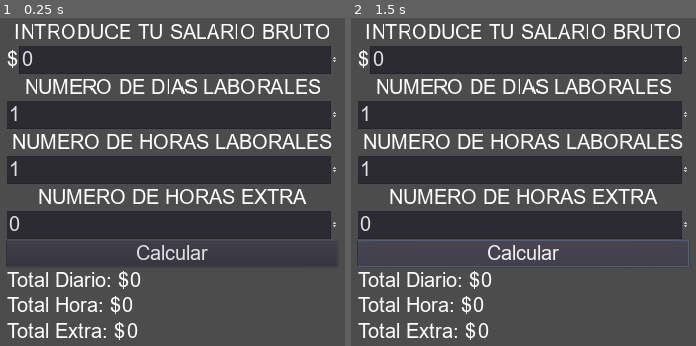
Above: before the commit, frames 1-2 (left to right).
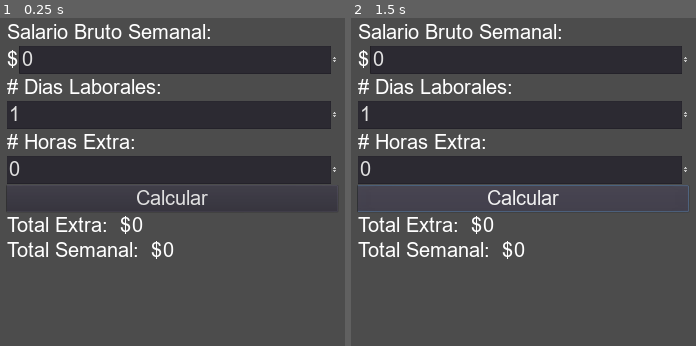
Above: after the commit, the same moments.

Repository: NintenDuck/Calculadora-Salario
Game: Godot game, scene res://Scenes/main.tscn
Same seed, same stepped clock (60 frames per second), same inputs: the game is played once before the commit and once after it.
Inputs:
- Up to frame 1 (0.25 s): no input
- Up to frame 2 (1.5 s): click "Calcular" at 0.5 s; click "Calcular" at 1.25 s

The runs differ from the first frame. In frame 1, 19% of the frame differs, in the area x 1-98%, y 1-99%; in frame 2, 20%.

Commit message:
Add: Can properly calculate by hour

Diff:
--- a/Scenes/main.tscn
+++ b/Scenes/main.tscn
@@ -19,22 +19,21 @@
 margin_bottom = -200.0
 
 [node name="VBoxContainer" type="VBoxContainer" parent="MarginUI"]
-margin_right = 806.0
+margin_right = 795.0
 margin_bottom = 1520.0
 
 [node name="VboxSalarioSemana" type="VBoxContainer" parent="MarginUI/VBoxContainer"]
-margin_right = 806.0
+margin_right = 795.0
 margin_bottom = 128.0
 
 [node name="LabelSalary" type="Label" parent="MarginUI/VBoxContainer/VboxSalarioSemana"]
-margin_right = 806.0
+margin_right = 795.0
 margin_bottom = 57.0
-text = "INTRODUCE TU SALARIO BRUTO"
-align = 1
+text = "Salario Bruto Semanal:"
 
 [node name="InputMargin" type="HBoxContainer" parent="MarginUI/VBoxContainer/VboxSalarioSemana"]
 margin_top = 61.0
-margin_right = 806.0
+margin_right = 795.0
 margin_bottom = 128.0
 
 [node name="LabelDollarSymbol" type="Label" parent="MarginUI/VBoxContainer/VboxSalarioSemana/InputMargin"]
@@ -46,128 +45,89 @@
 [node name="InputSalary" type="SpinBox" parent="MarginUI/VBoxContainer/VboxSalarioSemana/InputMargin"]
 unique_name_in_owner = true
 margin_left = 32.0
-margin_right = 806.0
+margin_right = 795.0
 margin_bottom = 67.0
 size_flags_horizontal = 3
 max_value = 1e+09
 
 [node name="VboxDiasXSemana" type="VBoxContainer" parent="MarginUI/VBoxContainer"]
 margin_top = 132.0
-margin_right = 806.0
+margin_right = 795.0
 margin_bottom = 260.0
 
 [node name="LabelDias" type="Label" parent="MarginUI/VBoxContainer/VboxDiasXSemana"]
-margin_right = 806.0
+margin_right = 795.0
 margin_bottom = 57.0
-text = "NUMERO DE DIAS LABORALES"
-align = 1
+text = "# Dias Laborales:"
 
 [node name="InputDias" type="SpinBox" parent="MarginUI/VBoxContainer/VboxDiasXSemana"]
 unique_name_in_owner = true
 margin_top = 61.0
-margin_right = 806.0
+margin_right = 795.0
 margin_bottom = 128.0
 size_flags_horizontal = 3
 min_value = 1.0
 value = 1.0
 
-[node name="VboxHorasXDia" type="VBoxContainer" parent="MarginUI/VBoxContainer"]
+[node name="VboxHorasExtra" type="VBoxContainer" parent="MarginUI/VBoxContainer"]
 margin_top = 264.0
-margin_right = 806.0
+margin_right = 795.0
 margin_bottom = 392.0
 
-[node name="LabelHoras" type="Label" parent="MarginUI/VBoxContainer/VboxHorasXDia"]
-margin_right = 806.0
+[node name="LabelHoras" type="Label" parent="MarginUI/VBoxContainer/VboxHorasExtra"]
+margin_right = 795.0
 margin_bottom = 57.0
-text = "NUMERO DE HORAS LABORALES"
-align = 1
+text = "# Horas Extra:"
 
-[node name="InputHoras" type="SpinBox" parent="MarginUI/VBoxContainer/VboxHorasXDia"]
+[node name="InputExtra" type="SpinBox" parent="MarginUI/VBoxContainer/VboxHorasExtra"]
 unique_name_in_owner = true
 margin_top = 61.0
-margin_right = 806.0
-margin_bottom = 128.0
-size_flags_horizontal = 3
-min_value = 1.0
-value = 1.0
-
-[node name="VboxHorasXDia2" type="VBoxContainer" parent="MarginUI/VBoxContainer"]
-margin_top = 396.0
-margin_right = 806.0
-margin_bottom = 524.0
-
-[node name="LabelHoras" type="Label" parent="MarginUI/VBoxContainer/VboxHorasXDia2"]
-margin_right = 806.0
-margin_bottom = 57.0
-text = "NUMERO DE HORAS EXTRA"
-align = 1
-
-[node name="InputExtra" type="SpinBox" parent="MarginUI/VBoxContainer/VboxHorasXDia2"]
-unique_name_in_owner = true
-margin_top = 61.0
-margin_right = 806.0
+margin_right = 795.0
 margin_bottom = 128.0
 size_flags_horizontal = 3
 
 [node name="ButtonCalculate" type="Button" parent="MarginUI/VBoxContainer"]
 unique_name_in_owner = true
-margin_top = 528.0
-margin_right = 806.0
-margin_bottom = 591.0
+margin_top = 396.0
+margin_right = 795.0
+margin_bottom = 459.0
 text = "Calcular"
 
-[node name="HBoxContainer" type="VBoxContainer" parent="MarginUI/VBoxContainer"]
-margin_top = 595.0
-margin_right = 806.0
-margin_bottom = 774.0
+[node name="Totales" type="VBoxContainer" parent="MarginUI/VBoxContainer"]
+margin_top = 463.0
+margin_right = 795.0
+margin_bottom = 581.0
 
-[node name="HBoxContainer" type="HBoxContainer" parent="MarginUI/VBoxContainer/HBoxContainer"]
-margin_right = 806.0
+[node name="HBoxContainer3" type="HBoxContainer" parent="MarginUI/VBoxContainer/Totales"]
+margin_right = 795.0
 margin_bottom = 57.0
 
-[node name="Label" type="Label" parent="MarginUI/VBoxContainer/HBoxContainer/HBoxContainer"]
+[node name="Label" type="Label" parent="MarginUI/VBoxContainer/Totales/HBoxContainer3"]
 margin_right = 307.0
 margin_bottom = 57.0
-text = "Total Diario: $"
+text = "Total Extra:  $"
 
-[node name="LabelResultDiario" type="Label" parent="MarginUI/VBoxContainer/HBoxContainer/HBoxContainer"]
+[node name="LabelResultExtra" type="Label" parent="MarginUI/VBoxContainer/Totales/HBoxContainer3"]
 unique_name_in_owner = true
 margin_left = 311.0
 margin_right = 339.0
 margin_bottom = 57.0
 text = "0"
 
-[node name="HBoxContainer2" type="HBoxContainer" parent="MarginUI/VBoxContainer/HBoxContainer"]
+[node name="HBoxContainer4" type="HBoxContainer" parent="MarginUI/VBoxContainer/Totales"]
 margin_top = 61.0
-margin_right = 806.0
+margin_right = 795.0
 margin_bottom = 118.0
 
-[node name="Label" type="Label" parent="MarginUI/VBoxContainer/HBoxContainer/HBoxContainer2"]
-margin_right = 285.0
+[node name="Label" type="Label" parent="MarginUI/VBoxContainer/Totales/HBoxContainer4"]
+margin_right = 388.0
 margin_bottom = 57.0
-text = "Total Hora: $"
+text = "Total Semanal:  $"
 
-[node name="LabelResultHora" type="Label" parent="MarginUI/VBoxContainer/HBoxContainer/HBoxContainer2"]
+[node name="LabelResultTotal" type="Label" parent="MarginUI/VBoxContainer/Totales/HBoxContainer4"]
 unique_name_in_owner = true
-margin_left = 289.0
-margin_right = 317.0
-margin_bottom = 57.0
-text = "0"
-
-[node name="HBoxContainer3" type="HBoxContainer" parent="MarginUI/VBoxContainer/HBoxContainer"]
-margin_top = 122.0
-margin_right = 806.0
-margin_bottom = 179.0
-
-[node name="Label" type="Label" parent="MarginUI/VBoxContainer/HBoxContainer/HBoxContainer3"]
-margin_right = 293.0
-margin_bottom = 57.0
-text = "Total Extra: $"
-
-[node name="LabelResultExtra" type="Label" parent="MarginUI/VBoxContainer/HBoxContainer/HBoxContainer3"]
-unique_name_in_owner = true
-margin_left = 297.0
-margin_right = 325.0
+margin_left = 392.0
+margin_right = 420.0
 margin_bottom = 57.0
 text = "0"
 
--- a/Scripts/main.gd
+++ b/Scripts/main.gd
@@ -2,40 +2,34 @@
 
 onready var input_salary = get_node( '%InputSalary' )
 onready var input_dias = get_node( '%InputDias' )
-onready var input_horas = get_node( '%InputHoras' )
 onready var input_extra = get_node( '%InputExtra' )
 onready var button_calculate = get_node( '%ButtonCalculate' )
-onready var label_total_diario = get_node( '%LabelResultDiario' )
-onready var label_total_hora = get_node( '%LabelResultHora' )
-onready var label_total_extra = get_node( '%LabelResultExtra' )
+onready var salario_extra = get_node( '%LabelResultExtra' )
+onready var label_result = get_node( '%LabelResultTotal' )
 
 
 # FUNCIONES BASE
 func _ready() -> void:
 	button_calculate.connect( "pressed", self, "_calculate_salary" )
-	input_salary.get_line_edit().connect("focus_entered", self, "foo", [input_salary.get_line_edit()])
-	input_dias.get_line_edit().connect("focus_entered", self, "foo", [input_dias.get_line_edit()])
-	input_horas.get_line_edit().connect("focus_entered", self, "foo", [input_horas.get_line_edit()])
-	input_extra.get_line_edit().connect("focus_entered", self, "foo", [input_extra.get_line_edit()])
+	input_salary.get_line_edit().connect("focus_entered", self, "select_all_text", [input_salary.get_line_edit()])
+	input_dias.get_line_edit().connect("focus_entered", self, "select_all_text", [input_dias.get_line_edit()])
+	input_extra.get_line_edit().connect("focus_entered", self, "select_all_text", [input_extra.get_line_edit()])
 
 #FUNCIONES PERSONALES
 func _calculate_salary() -> void:
 	var salario:Dictionary = {
 		'semanal':		0,
-		'diario':		0,
-		'hora':			0,
 		'extra':		0,
+		'extra_total':	0,
 	}
 
 	salario.semanal			= input_salary.value
-	salario.diario			= salario.semanal / input_dias.value
-	salario.hora			= salario.diario / input_horas.value
-	salario.extra			= salario.hora *  input_extra.value
+	salario.extra			= salario.semanal / 48
+	salario.extra_total		= salario.extra * input_dias.value
 
-	label_total_diario.text	= str( salario.diario )
-	label_total_hora.text	= str( salario.hora )
-	label_total_extra.text	= str( salario.extra )
+	salario_extra.text	= str( salario.extra )
+	label_result.text 	= str( salario.semanal + salario.extra_total )
 
-func foo( line_node:LineEdit ) -> void:
+func select_all_text( line_node:LineEdit ) -> void:
 	yield( get_tree().create_timer(0.1), "timeout" )
 	line_node.select_all()
